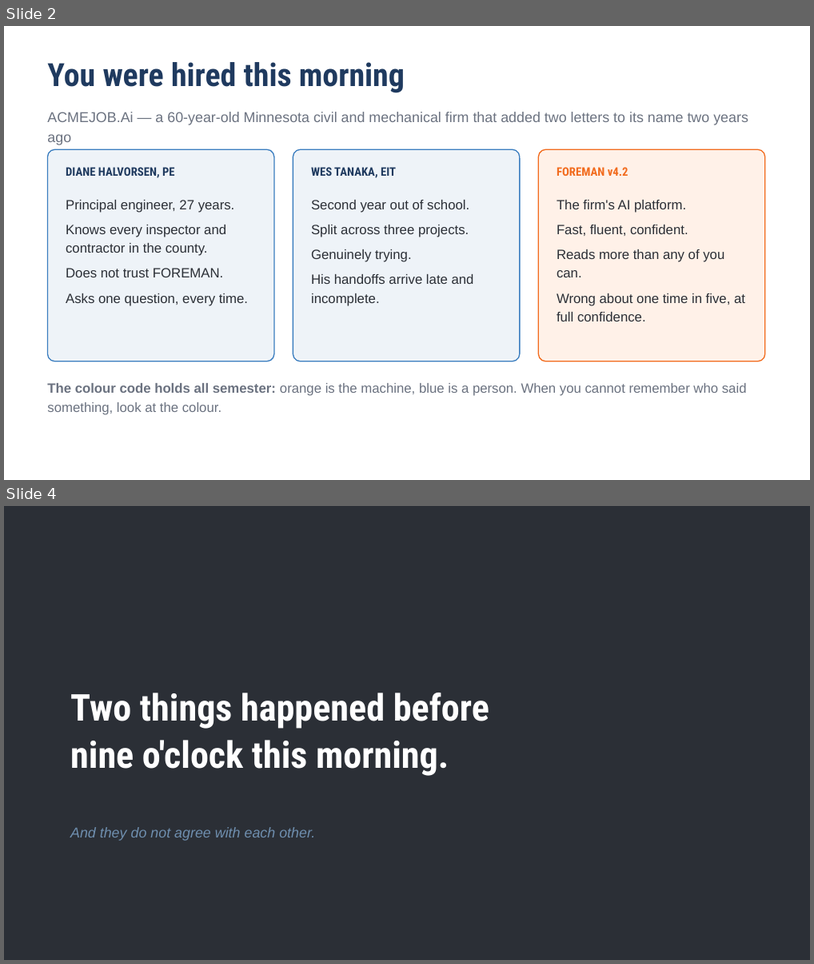
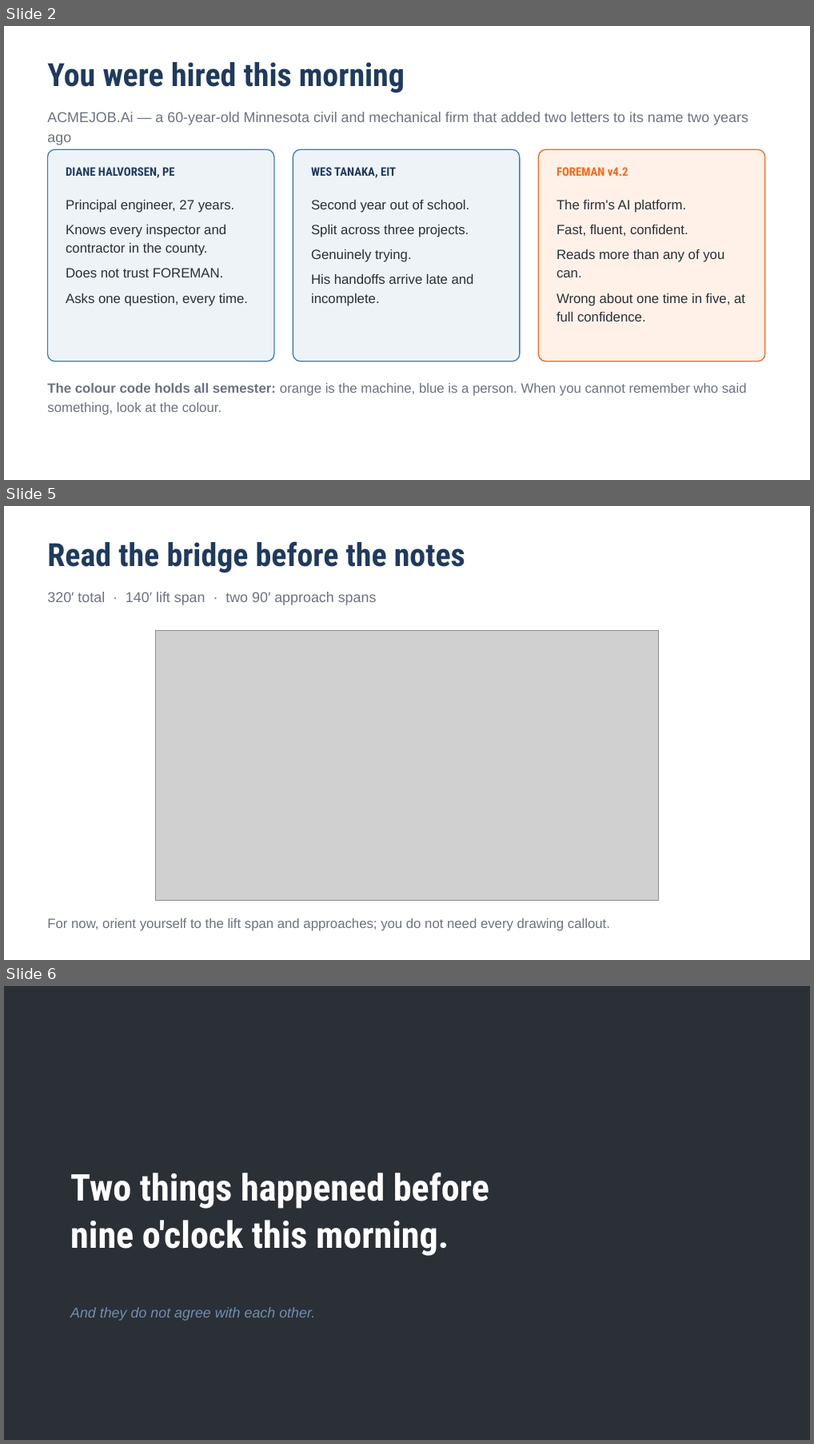
Before and after one commit to Stone-Arch-Collective/Design-and-AI, a slide deck: teaching-pack/02-M01-first-day/M01-slides-first-day.pptx. Shown one above the other, each under a label of ours: slides 2 and 4 before the commit, slides 2, 5 and 6 after it; the slides between them are not shown. The pictures are 814x964 and 814x1444 pixels, drawn with LibreOffice and Linux fonts; fonts in the diff are those of the drawing; grey boxes stand for pictures. Boxes give left, top, right and bottom in pixels: in the first picture for what was removed or moved away, otherwise in the second. Text is boxed around its words. In the diff, an @@ line names an element or a change of style, - is before the commit and + after.

```diff
--- a/teaching-pack/02-M01-first-day/M01-slides-first-day.pptx
+++ b/teaching-pack/02-M01-first-day/M01-slides-first-day.pptx
@@ slide 5 added at (4,506,810,960), background #FFFFFF @@
@@ text added at (47,541,466,573), 38 pt, text #1F3A5F, bold @@
+Read the bridge before the notes
@@ text added at (47,592,377,605), 17 pt, text #6B7280 @@
+320′ total · 140′ lift span · two 90′ approach spans
@@ picture added at (156,631,659,900) @@
@@ text added at (47,918,610,931), 16 pt, text #6B7280 @@
+For now, orient yourself to the lift span and approaches; you do not need every drawing callout.
@@ what was slide 4 is now slide 6 @@
```
Also in this commit, not shown: 4 slides changed, 1 other slide added.
